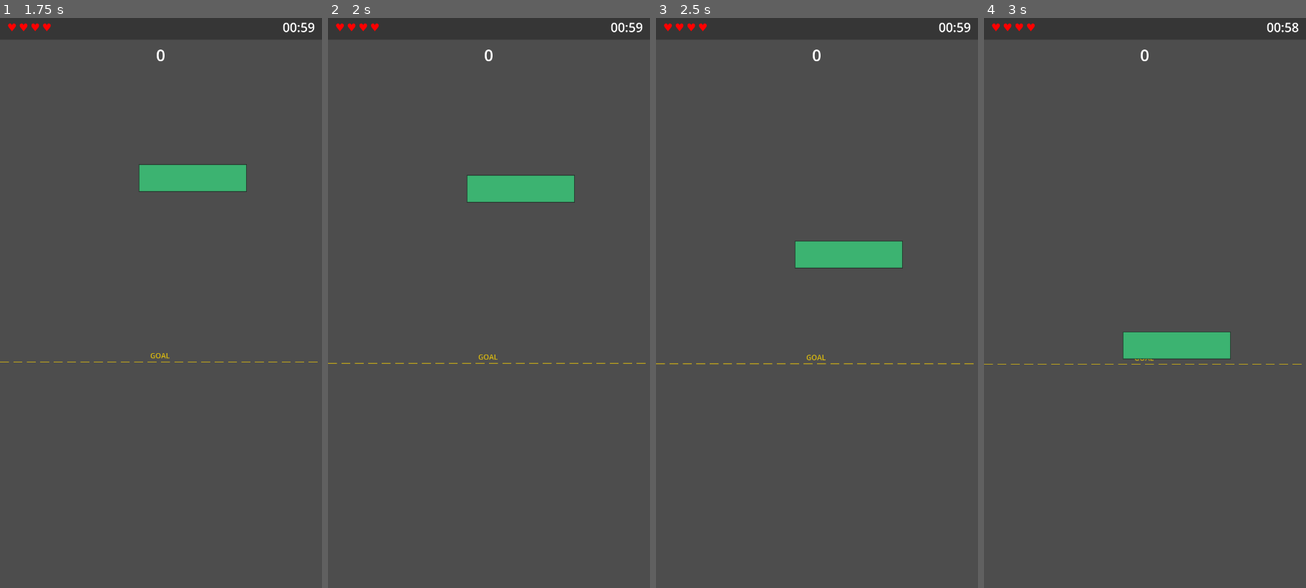
Above: before the commit, frames 1-4 (left to right).
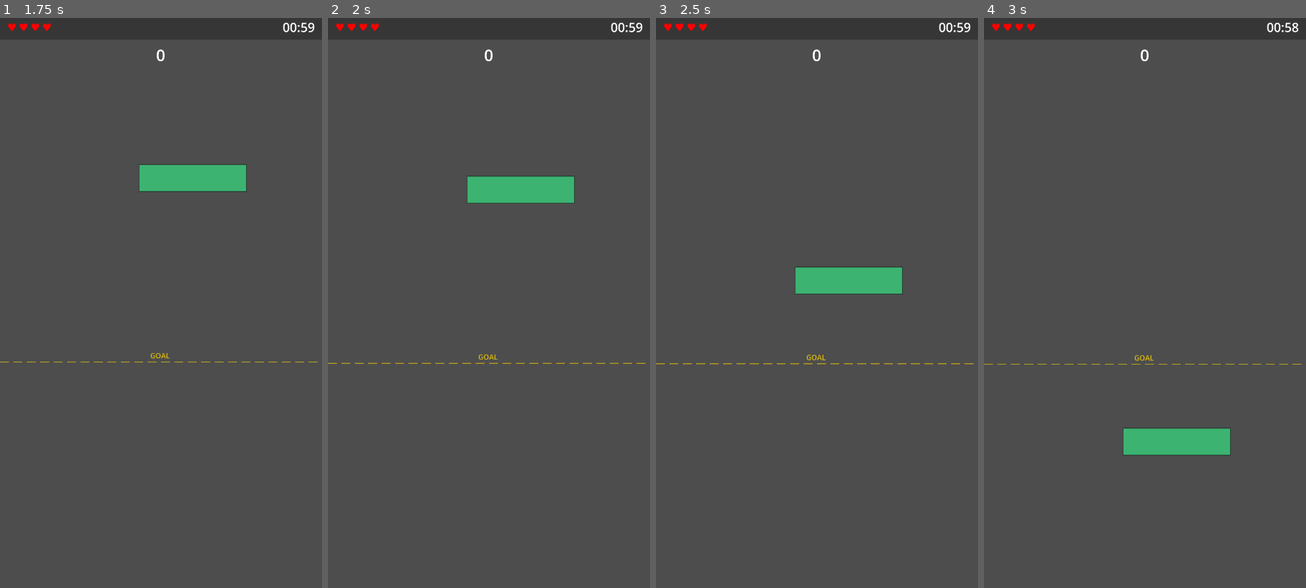
Above: after the commit, the same moments.

Repository: PartlyWhole/ToppleClone
Game: Godot game, scene res://main/main.tscn
Same seed, same stepped clock (60 frames per second), same inputs: the game is played once before the commit and once after it.
Inputs (mouse positions are in pixels of both pictures, inside the frame that each line leads up to):
- Up to frame 1 (1.75 s): click "▶ START" at 0.5 s; tap Enter at 1.25 s; drag from (170, 149) to (193, 177) at 1.27 s
- Up to frame 2 (2 s): no input
- Up to frame 3 (2.5 s): drag from (752, 331) to (800, 417) at 2.02 s
- Up to frame 4 (3 s): move the mouse to (1177, 177) at 2.77 s; tap Ctrl at 2.85 s; click (1177, 177) at 2.92 s

Frame 1 is identical in both runs. In frame 2, 0.2% of the frame differs, in the area x 43-77%, y 27-33%; in frame 3, 3.1%; in frame 4, 3.3%, in the area x 43-77%, y 55-77%.

Commit message:
fix: freeze blocks on placement to prevent micro-sliding
The physics solver generates tiny separation impulses between stacked
shapes, keeping blocks awake and sliding forever. Now blocks freeze
immediately when placed (released + contact + low velocity for 0.3s).

Reverts friction/damping to original values — the sliding was caused
by unfrozen blocks, not insufficient friction.

Co-Authored-By: Claude Opus 4.6 (1M context) <noreply@anthropic.com>

Diff:
--- a/features/blocks/scripts/draggable_block.gd
+++ b/features/blocks/scripts/draggable_block.gd
@@ -52,10 +52,10 @@
 	continuous_cd = RigidBody2D.CCD_MODE_CAST_SHAPE
 	contact_monitor = false
 	max_contacts_reported = 4
-	angular_damp = 8.0
-	linear_damp = 2.0
+	angular_damp = 5.0
+	linear_damp = 0.5
 	var mat: PhysicsMaterial = PhysicsMaterial.new()
-	mat.friction = 1.5
+	mat.friction = 1.0
 	mat.rough = true
 	physics_material_override = mat
 	input_event.connect(_on_input_event)
@@ -178,6 +178,7 @@
 		if _settle_timer >= SETTLE_TIME:
 			is_placed = true
 			contact_monitor = false
+			freeze = true
 			placed.emit()
 	else:
 		_settle_timer = 0.0
--- a/features/gameplay/scripts/gameplay_controller.gd
+++ b/features/gameplay/scripts/gameplay_controller.gd
@@ -61,7 +61,7 @@
 	var body: StaticBody2D = StaticBody2D.new()
 	body.position = pos
 	var mat: PhysicsMaterial = PhysicsMaterial.new()
-	mat.friction = 1.5
+	mat.friction = 1.0
 	mat.rough = true
 	body.physics_material_override = mat
 	var shape: CollisionShape2D = CollisionShape2D.new()
